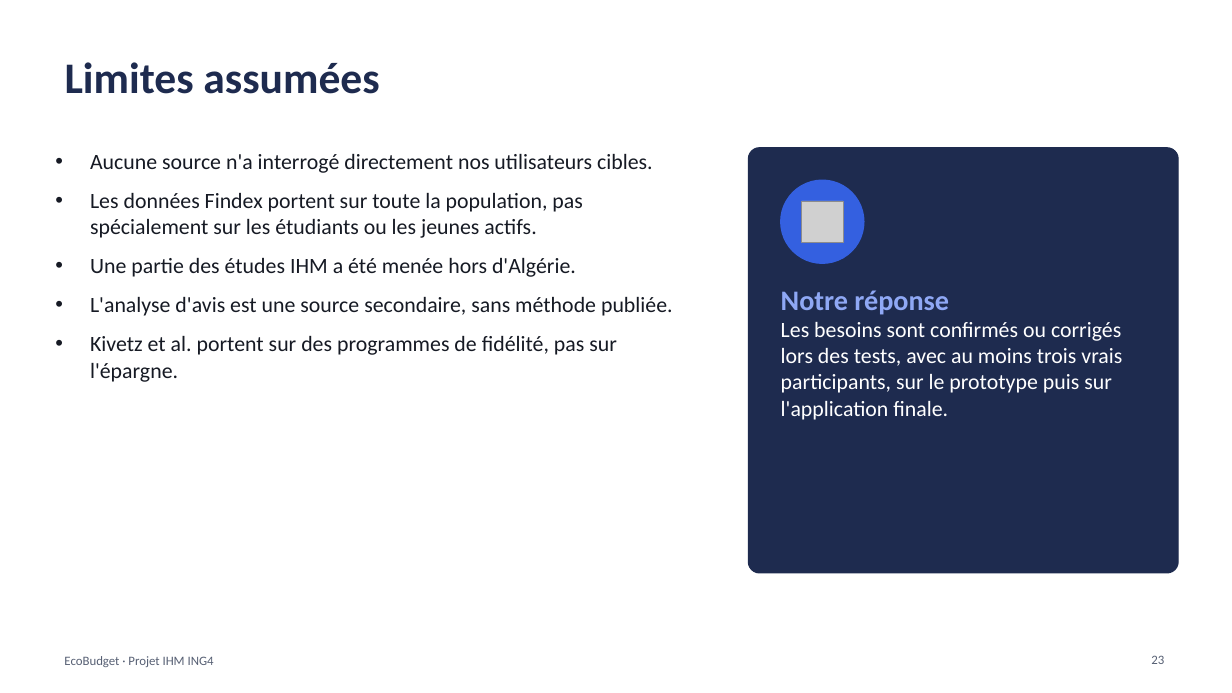
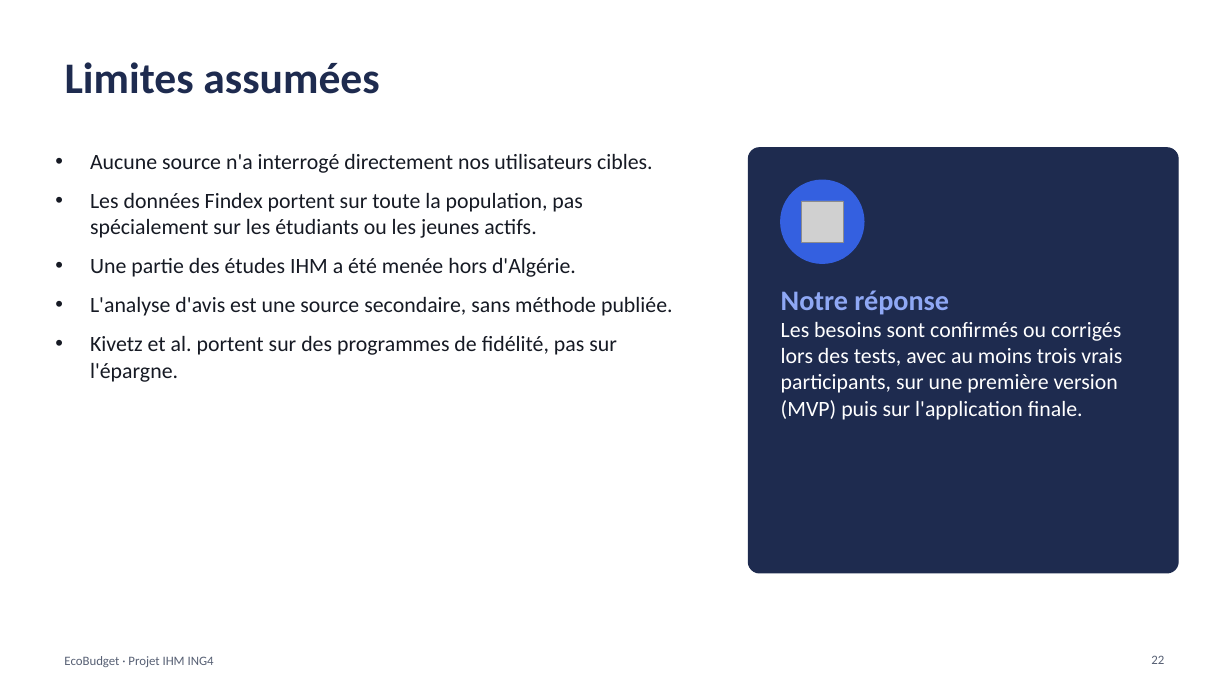
Before and after one commit to kaderouadahi/EcoBudget, a slide deck: slide 22 of livrables/EcoBudget.pptx (slide 23 before the commit). Drawn at 1232x693 pixels with LibreOffice and Linux fonts; fonts in the diff are those of the drawing; grey boxes stand for pictures. Boxes give left, top, right and bottom in pixels: in the first picture for what was removed or moved away, otherwise in the second. Text is boxed around its words. In the diff, an @@ line names an element or a change of style, - is before the commit and + after.

Commit message:
docs: diaporama, contradictions corrigées (conseil « Compris », deux boutons, historique demandé lors des tests, tests finaux terminés)

```diff
--- a/livrables/EcoBudget.pptx
+++ b/livrables/EcoBudget.pptx
@@ text at (781, 322, 1122, 420): text changed @@
-Les besoins sont confirmés ou corrigés lors des tests, avec au moins trois vrais participants, sur le prototype puis sur l'application finale.
+Les besoins sont confirmés ou corrigés lors des tests, avec au moins trois vrais participants, sur une première version (MVP) puis sur l'application finale.
@@ page number at (1151, 655, 1164, 664): text changed @@
-23
+22
```
Also in this commit, not shown: 17 other slides changed, 1 slide removed, 1 other file.
